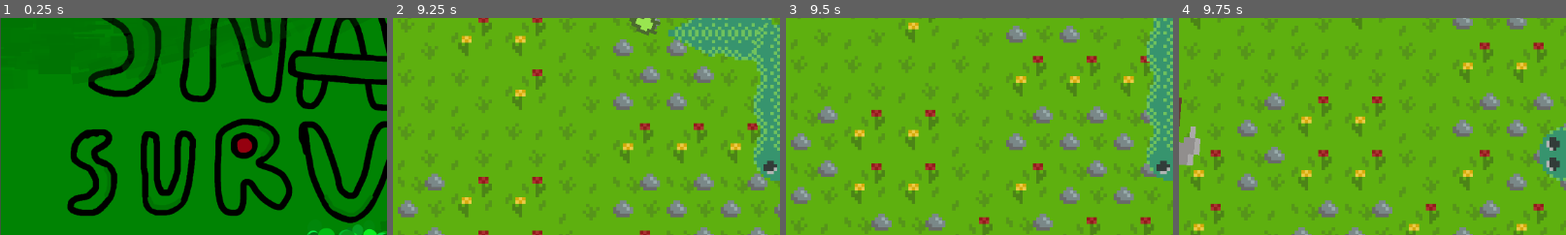
Above: before the commit, frames 1-4 (left to right).
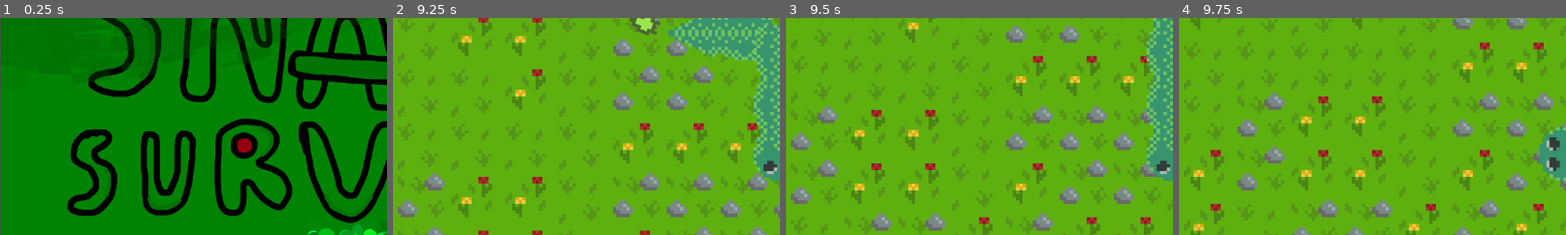
Above: after the commit, the same moments.

Repository: EdWinMaster0/ProjectSnake
Game: Godot game, scene res://scenes/Menu.tscn
Two runs of this game, one before a commit and one after it. Both use one fixed random seed, a clock stepped at 60 frames per second and the inputs below.
Inputs (mouse positions are % of the whole screen's width and height, from its top left):
- Up to frame 1 (0.25 s): no input
- Up to frame 2 (9.25 s): click "Start" at 0.5 s; tap Enter at 1.25 s; move the mouse to (45, 70) at 1.27 s; hold Up (Up) 1.28-2.78 s; tap Space (Action) every 0.75 s from 1.35 to 8.85 s; move the mouse to (80, 65) at 2.02 s; move the mouse to (20, 35) at 2.77 s; hold A (Left) 2.78-4.28 s; move the mouse to (55, 50) at 3.52 s; move the mouse to (35, 25) at 4.27 s; hold S (Down) 4.28-5.03 s; move the mouse to (72, 45) at 5.02 s; hold D (Right) 5.03-5.78 s; move the mouse to (30, 55) at 5.77 s; hold Up (Up) 5.78-6.53 s; move the mouse to (60, 28) at 6.52 s; hold D (Right) 6.53-8.78 s; move the mouse to (45, 70) at 7.27 s; move the mouse to (80, 65) at 8.02 s; move the mouse to (20, 35) at 8.77 s; hold S (Down) from 8.78 s (still down)
- Up to frame 3 (9.5 s): keep holding S (Down)
- Up to frame 4 (9.75 s): move the mouse to (55, 50) at 9.52 s; release S (Down) at 9.53 s; hold A (Left) from 9.53 s (still down); tap Space (Action) at 9.6 s
The pictures show only the part of the screen within x 0-50%, y 19-69%; the shares and areas given below are measured in that part.

Frames 1-3 are identical in both runs. In frame 4, 0.7% of the frame differs, in the area x 0-6%, y 36-69%.

Commit message:
Add files via upload

Diff:
--- a/snake-survivors/scenes/puddle.gd
+++ b/snake-survivors/scenes/puddle.gd
@@ -1,25 +1,36 @@
 extends Area2D
 
 var do_damage = 0
-var enemy= []
+var enemies = [] # List to track enemies inside the puddle
+var DoT_trigger = 0 # Nerfing puddle damage
+var slow_factor = 0.5 # Reduce enemy speed to 50% when slowed
+var DoT_interval = 3 # Damage triggers every X frames
 
 func _ready():
 	pass
 
 func _physics_process(delta: float) -> void:
 	if do_damage > 0:
-		for i in enemy.size():
-			enemy[i].health -=1
-			enemy[i].modulate = Color(5, 0, 0)
+		for enemy in enemies:
+			if DoT_trigger == DoT_interval: # Apply damage periodically
+				if "health" in enemy:
+					enemy.health -= 1
+					enemy.modulate = Color(5, 0, 0) # Indicate damage visually
+				DoT_trigger = 0
+			else:
+				DoT_trigger += 1
 
 func _on_body_entered(body: Node2D) -> void:
-	if body.name.contains("Enemy"):
-		enemy.append(body)
+	if body.name.contains("Enemy") and not enemies.has(body):
+		if "speed" in body:
+			body.speed *= slow_factor # Apply the slow effect
+		enemies.append(body)
 		do_damage += 1
 
-
 func _on_body_exited(body: Node2D) -> void:
-	if body.name.contains("Enemy"):
-		enemy.erase(body)
-		body.modulate = Color(1, 1, 1)
+	if body.name.contains("Enemy") and enemies.has(body):
+		enemies.erase(body)
+		if "speed" in body:
+			body.speed /= slow_factor # Restore the original speed
+		body.modulate = Color(1, 1, 1) # Reset visual indicator
 		do_damage -= 1
